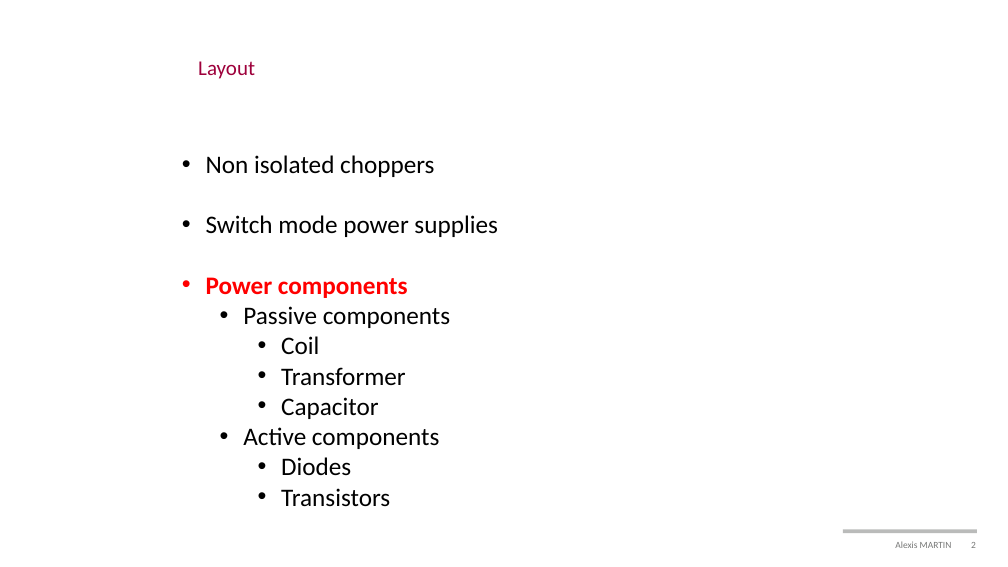
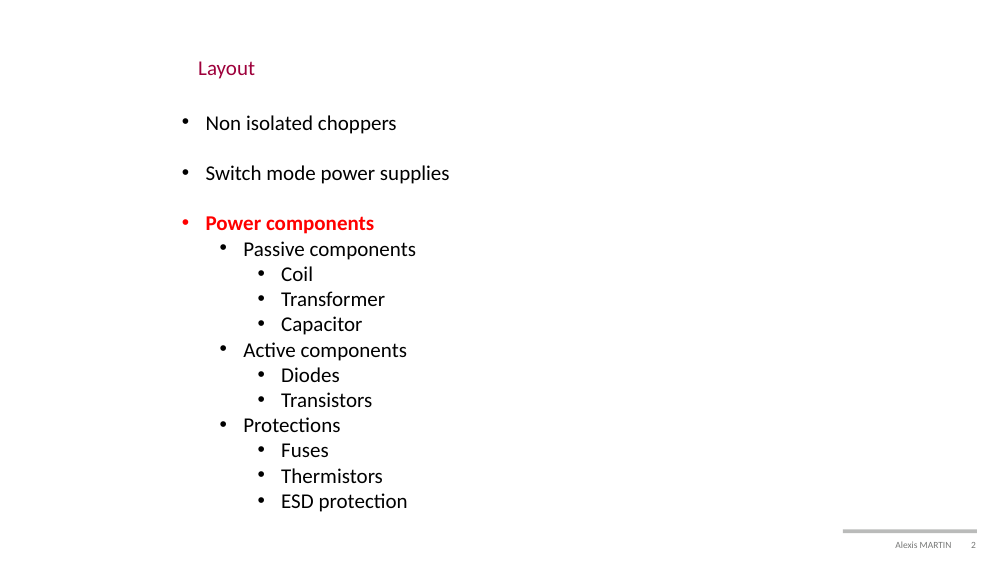
Before and after one commit to alexismartin46/Cours_Electronique_de_Puissance_FISE2, a slide deck: slide 2 of Cours/Cours3_components.pptx. Drawn at 1008x567 pixels with LibreOffice and Linux fonts; fonts in the diff are those of the drawing; background and template pictures are left out. Boxes give left, top, right and bottom in pixels: in the first picture for what was removed or moved away, otherwise in the second. Text is boxed around its words. In the diff, an @@ line names an element or a change of style, - is before the commit and + after.

```diff
--- a/Cours/Cours3_components.pptx
+++ b/Cours/Cours3_components.pptx
@@ text "Non isolated choppers": place and size @@
-text "Non isolated choppers" at <box>206,155,497,507</box>
+text "Non isolated choppers" at <box>206,115,450,512</box>
@@ text at <box>206,115,450,407</box>: size 24 to 20 pt in "Non isolated choppers", "Switch mode power supplies", "Power components", "Passive components" and 6 more places @@
@@ text at <box>243,417,408,512</box>: paragraphs added @@
+  • Protections
+    • Fuses
+    • Thermistors
+    • ESD protection
```
Also in this commit, not shown: 43 other slides changed, 25 other files.
